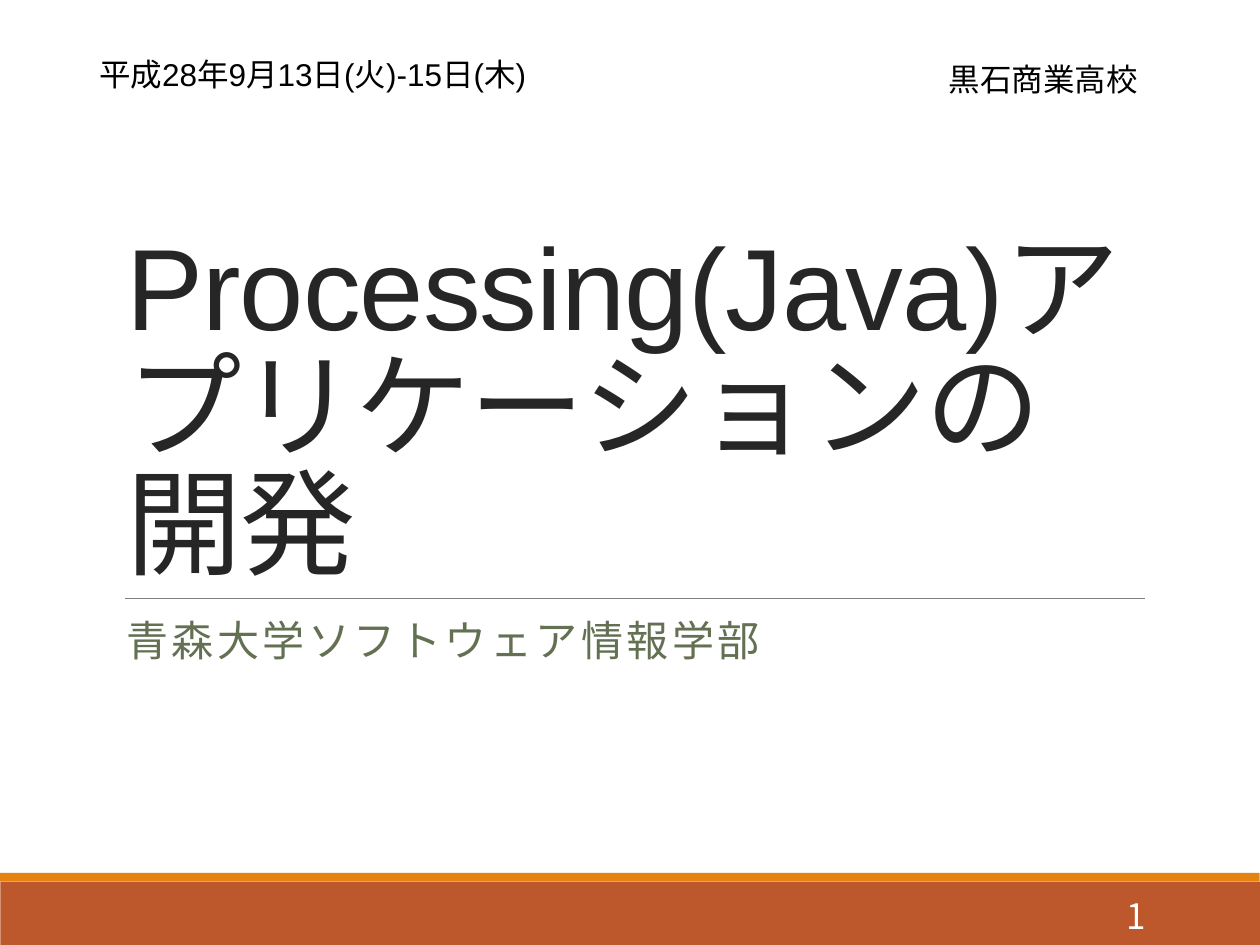
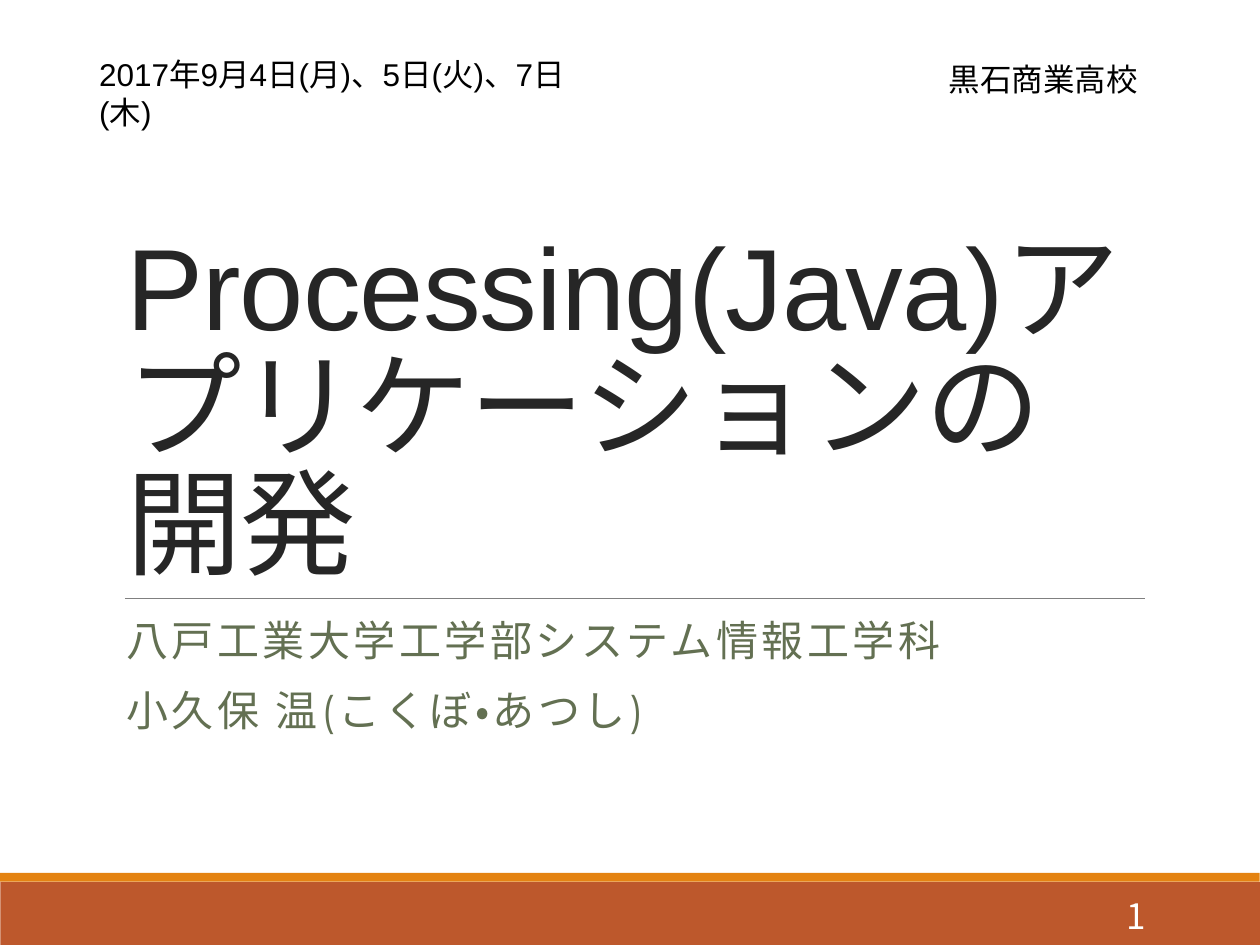
Before and after one commit to akokubo/kuroishi_ch_processing, a slide deck: slide 1 of slide_programming_processing.pptx. Drawn at 1260x945 pixels with LibreOffice and Linux fonts; fonts in the diff are those of the drawing. Boxes give left, top, right and bottom in pixels: in the first picture for what was removed or moved away, otherwise in the second. Text is boxed around its words. In the diff, an @@ line names an element or a change of style, - is before the commit and + after.

```diff
--- a/slide_programming_processing.pptx
+++ b/slide_programming_processing.pptx
@@ text at (99,61,565,130): text changed @@
-平成28年9月13日(火)-15日(木)
+2017年9月4日(月)、5日(火)、7日(木)
@@ subtitle at (126,620,940,734): text changed @@
-青森大学ソフトウェア情報学部
+八戸工業大学工学部システム情報工学科
+小久保 温(こくぼ・あつし)
```
Also in this commit, not shown: 2 other slides changed, 4 slides added, 1 other file.
